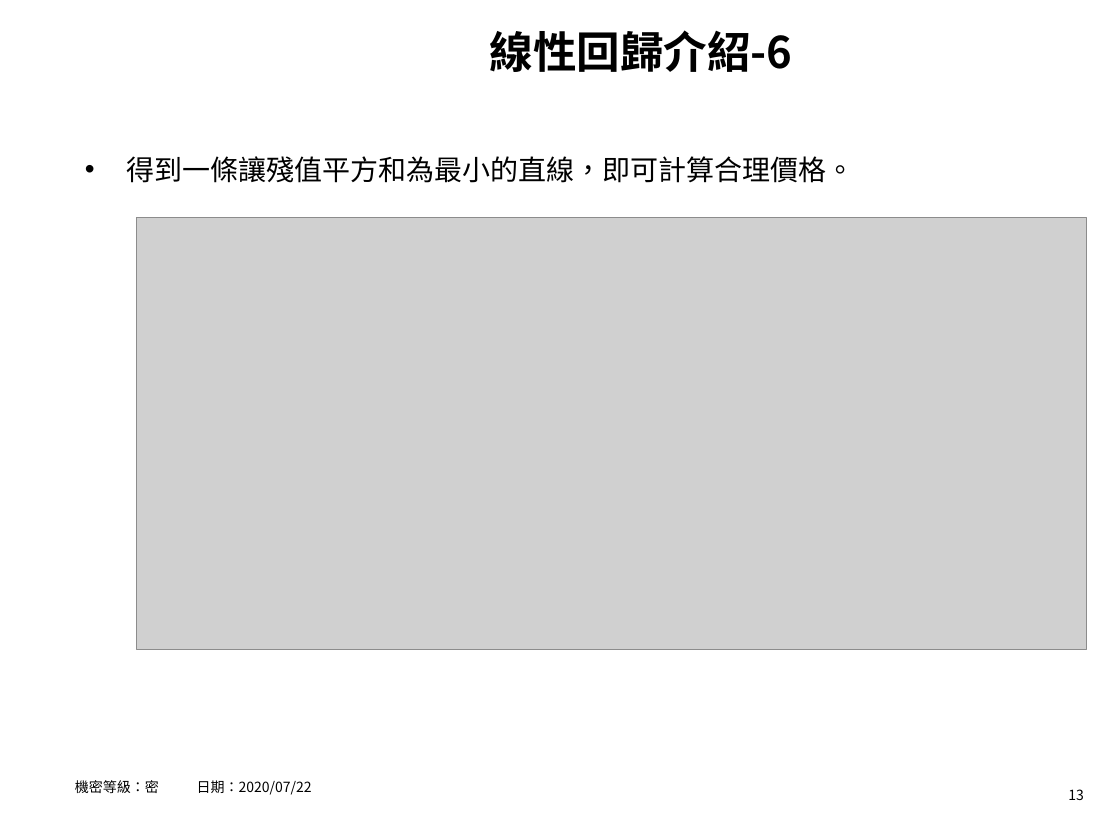
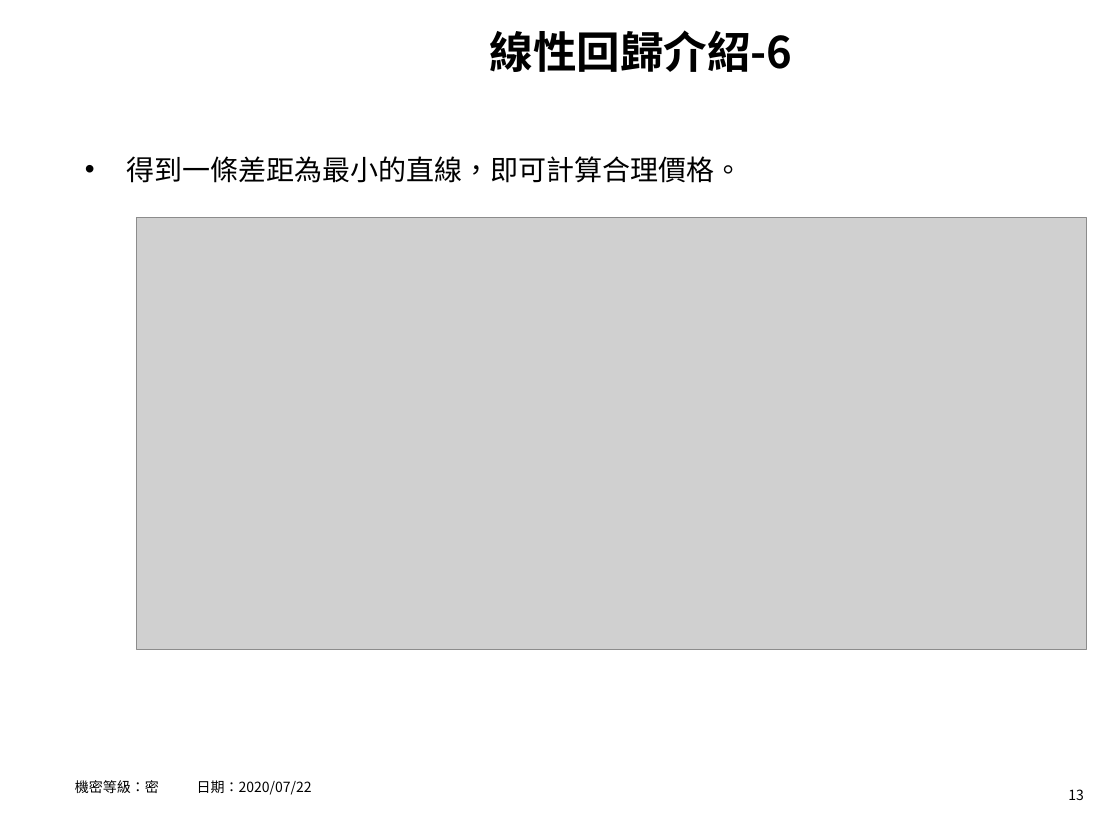
Before and after one commit to hrne/FINAL_REPORT, a slide deck: slide 13 of AI_Report/AI應用-不動產價格預測.pptx. Drawn at 1120x840 pixels with LibreOffice and Linux fonts; fonts in the diff are those of the drawing; grey boxes stand for pictures; background and template pictures are left out. Boxes give left, top, right and bottom in pixels: in the first picture for what was removed or moved away, otherwise in the second. Text is boxed around its words. In the diff, an @@ line names an element or a change of style, - is before the commit and + after.

```diff
--- a/AI_Report/AI應用-不動產價格預測.pptx
+++ b/AI_Report/AI應用-不動產價格預測.pptx
@@ text at (x1=127, y1=156, x2=743, y2=183): text changed @@
-• 得到一條讓殘值平方和為最小的直線，即可計算合理價格。
+• 得到一條差距為最小的直線，即可計算合理價格。
```
Also in this commit, not shown: 13 other slides changed.
